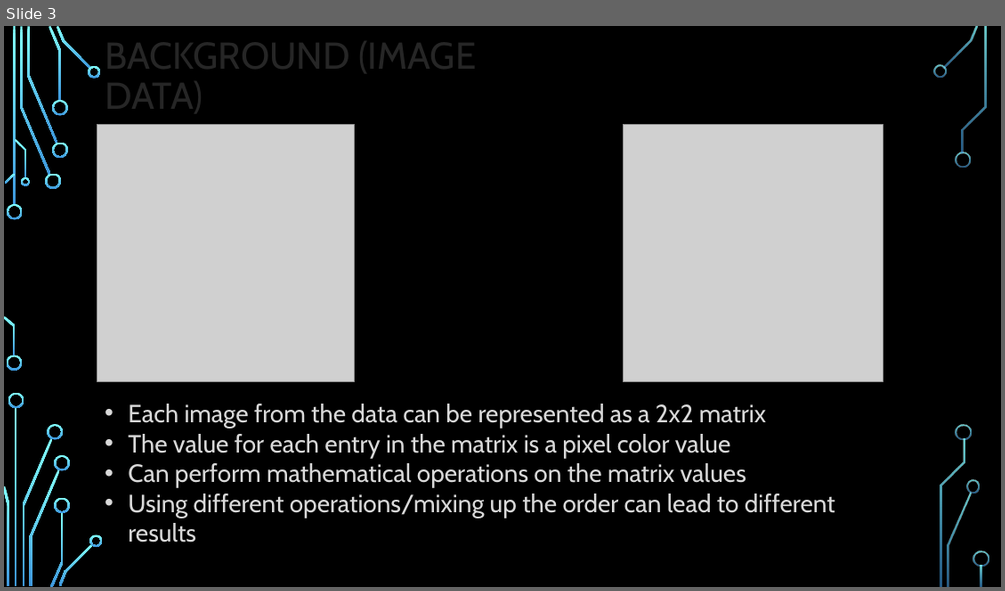
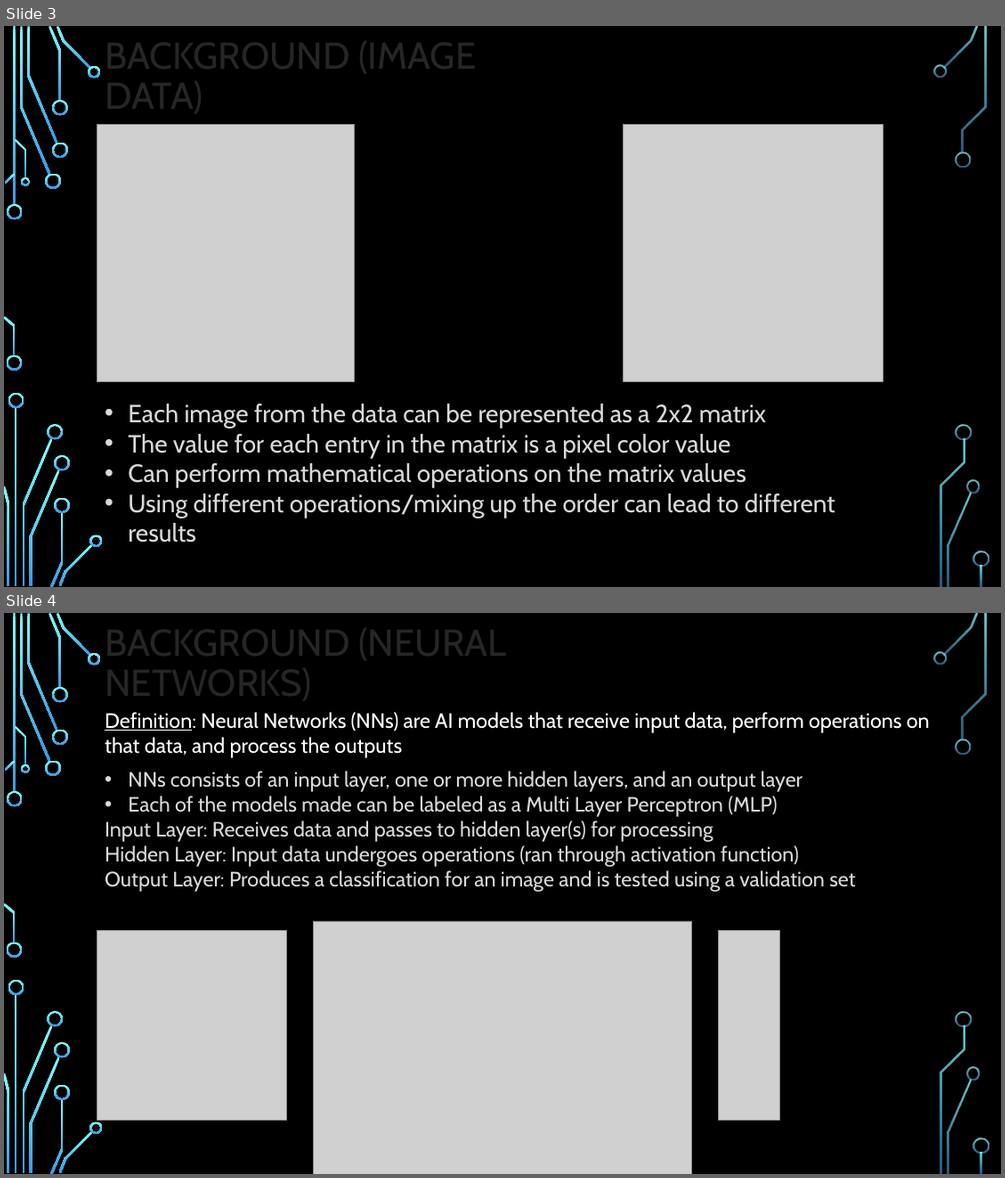
Before and after one commit to vdebnath/202_Honors_Option, a slide deck: Presentation.pptx. Shown one above the other, each under a label of ours: slide 3 before the commit, slides 3 and 4 after it. The pictures are 1005x591 and 1005x1178 pixels, drawn with LibreOffice and Linux fonts; fonts in the diff are those of the drawing; grey boxes stand for pictures; background and template pictures are left out. Boxes give left, top, right and bottom in pixels: in the first picture for what was removed or moved away, otherwise in the second. Text is boxed around its words. In the diff, an @@ line names an element or a change of style, - is before the commit and + after.

```diff
--- a/Presentation.pptx
+++ b/Presentation.pptx
@@ slide 4 added at (4,613,1001,1174), background picture (left out); not listed: 36 template elements that a slide beside it also shows @@
@@ title added at (105,620,506,706), 36 pt, text #262626 @@
+BACKGROUND (NEURAL NETWORKS)
@@ text added at (105,712,930,758), 20 pt, text #FFFFFF @@
+Definition: Neural Networks (NNs) are AI models that receive input data, perform operations on that data, and process the outputs
@@ text added at (105,771,855,892), 20 pt, text #D9D9D9 @@
+• NNs consists of an input layer, one or more hidden layers, and an output layer
+• Each of the models made can be labeled as a Multi Layer Perceptron (MLP)
+Input Layer: Receives data and passes to hidden layer(s) for processing
+Hidden Layer: Input data undergoes operations (ran through activation function)
+Output Layer: Produces a classification for an image and is tested using a validation set
@@ picture added at (97,931,287,1120) @@
@@ picture added at (313,921,692,1174) @@
@@ picture added at (719,931,780,1120) @@
```
Also in this commit, not shown: 1 slide changed, 9 other slides added, 1 slide removed.
